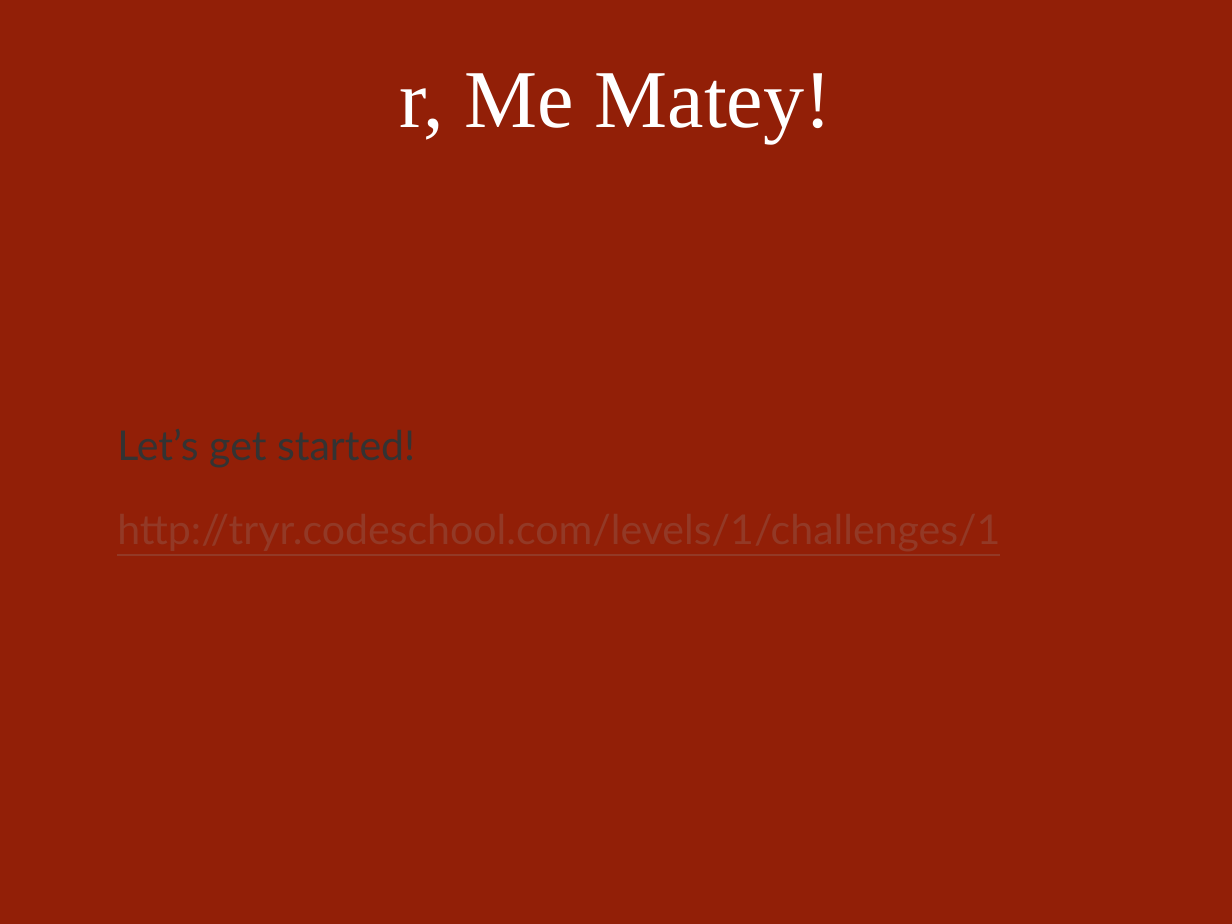
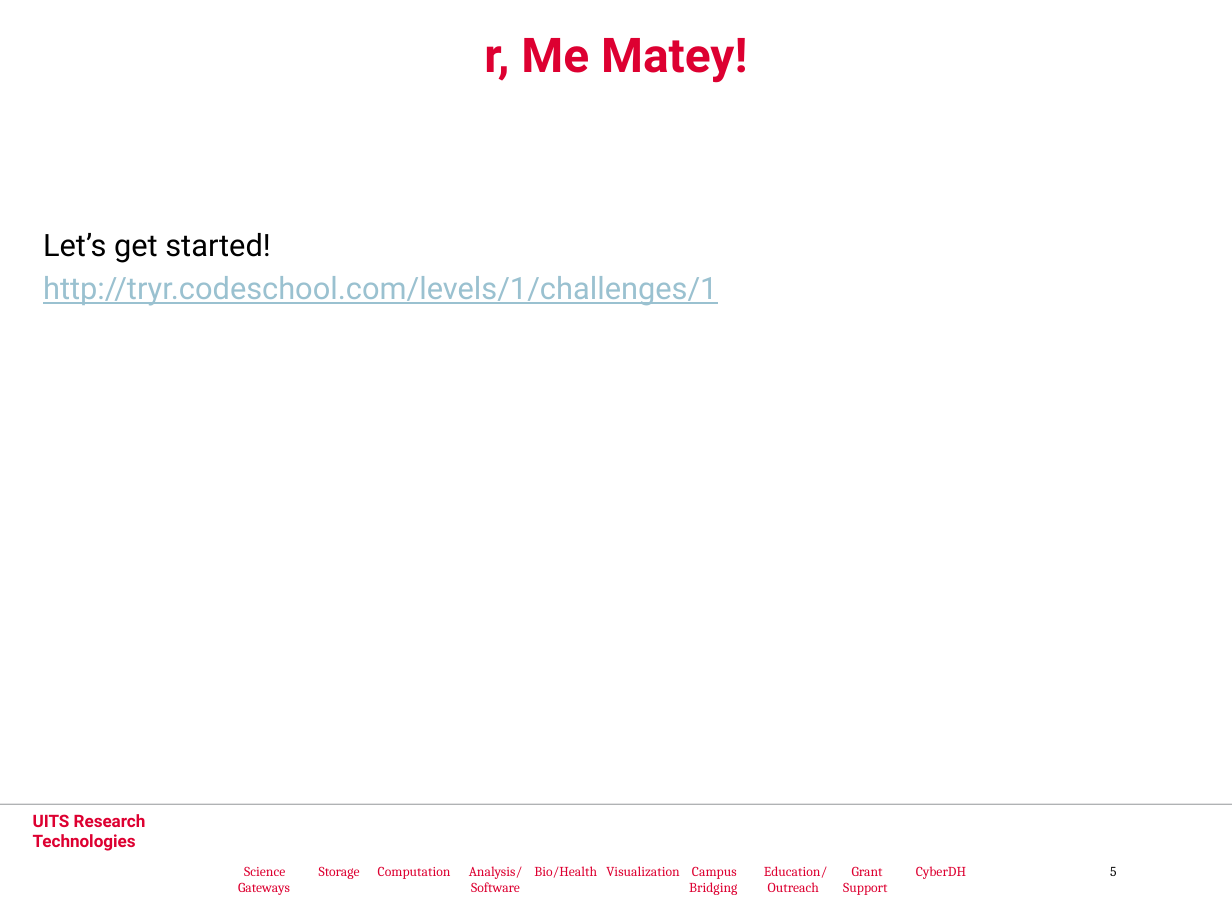
Before and after one commit to cyberdh/Text-Analysis, a slide deck: slide 5 of powerpoints/RBasics.pptx. Drawn at 1232x924 pixels with LibreOffice and Linux fonts; fonts in the diff are those of the drawing; background and template pictures are left out. Boxes give left, top, right and bottom in pixels: in the first picture for what was removed or moved away, otherwise in the second. Text is boxed around its words. In the diff, an @@ line names an element or a change of style, - is before the commit and + after.

```diff
--- a/powerpoints/RBasics.pptx
+++ b/powerpoints/RBasics.pptx
@@ background picture (left out) to #FFFFFF @@
@@ title "r, Me Matey!": place and size @@
-title "r, Me Matey!" at box(400, 73, 832, 143)
+title "r, Me Matey!" at box(484, 38, 747, 83)
@@ title "r, Me Matey!" at box(484, 38, 747, 83): size 48 to 28 pt, font Times New Roman to Roboto, text colour #FFFFFF to #DD0031, bold on @@
@@ text "Let’s get started!": place and size @@
-text "Let’s get started!" at box(105, 246, 1126, 825)
+text "Let’s get started!" at box(43, 233, 717, 306)
@@ text "Let’s get started!" at box(43, 233, 717, 306): size 24 to 18 pt, font Lato to Roboto; text colour #333333 to #000000 in "Let’s get started!"; text colour #933926 to #9AC1D0 in "http://tryr.codeschool.com/levels/1/challenges/1"; less space between paragraphs @@
@@ line added from (0, 804) to (1232, 804), #B0B2B4 0.75 pt @@
@@ text added at box(33, 814, 146, 851), 10 pt, text #DD0031, bold @@
+UITS Research Technologies
@@ text added at box(244, 866, 1116, 879), 8 pt, text #DD0031 @@
+Science Storage Computation Analysis/ Bio/Health Visualization Campus Education/ Grant CyberDH 5
+Gateways Software Bridging Outreach Support
```
Also in this commit, not shown: 10 other slides changed, 1 slide added, 1 slide removed, 3 other files.
